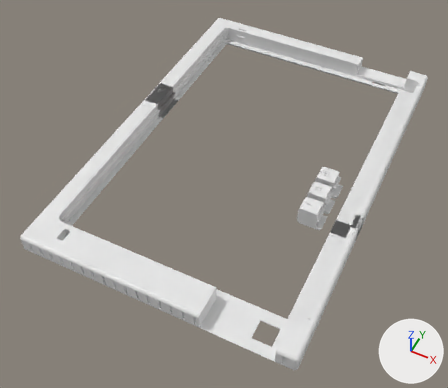
The Blender file CAD/Part_B_SnowWhite_Bezel_v21.blend as it was, and as the next commit left it.
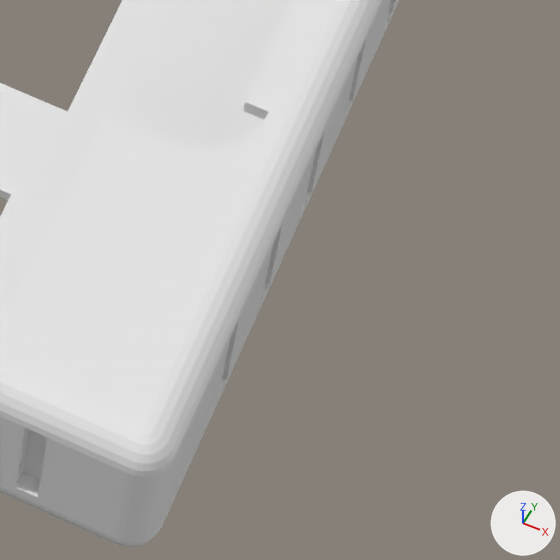
The first picture shows the older version from a 50 mm lens placed at (48.0, -229.0, 413.0), pointed at (-123.0, 112.0, -13.0). The close-ups show the older and then the newer version on the part from 62% to 77% of the width and 79% to 96% of the height of that picture. Only the edits that show in the close-ups are written down. Lighting does not change. The marker at lower right points along +X, +Y and +Z.

Objects in the first close-up: 'Part_B_Lower'.
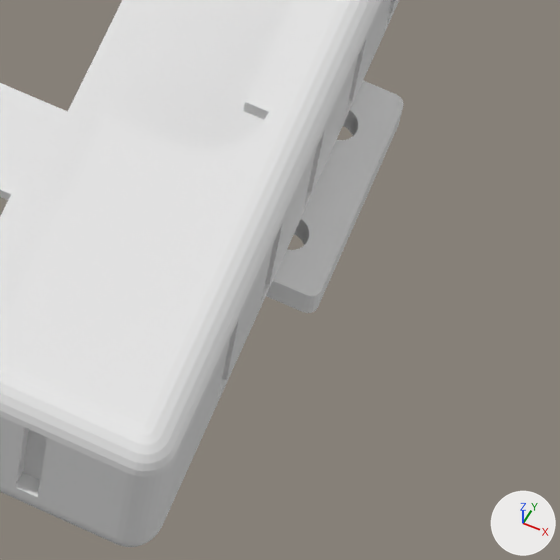
Pixel boxes [x1, y1, x2, y2] of what changed, in the close-ups (560 x 560 px):
'Part_B_Splice', added
    after: [266, 81, 404, 313]

Patch to the scene script:
```diff
--- a/CAD/Part_B_SnowWhite_Bezel_v21.blend.py
+++ b/CAD/Part_B_SnowWhite_Bezel_v21.blend.py
@@ me_part_b_splice_mesh_002 @@
+me_part_b_splice_mesh_002.from_pydata(...)  # 136 vertices, 74 faces; spans x 0.0..9.0, y 0.0..22.0, z 0.0..3.0
@@ ob_part_b_splice @@
+ob_part_b_splice = bpy.data.objects.new('Part_B_Splice', me_part_b_splice_mesh_002)
+ob_part_b_splice.location = (0.0, 0.0, 0.0)
```
